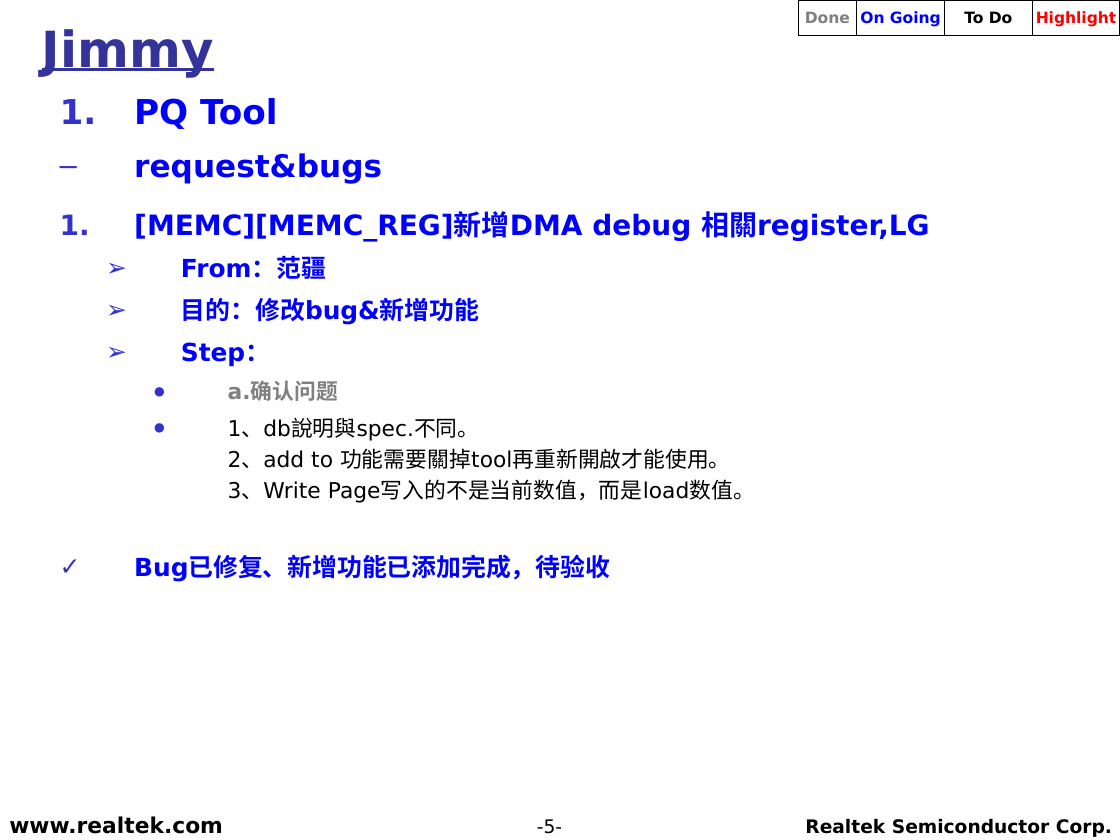
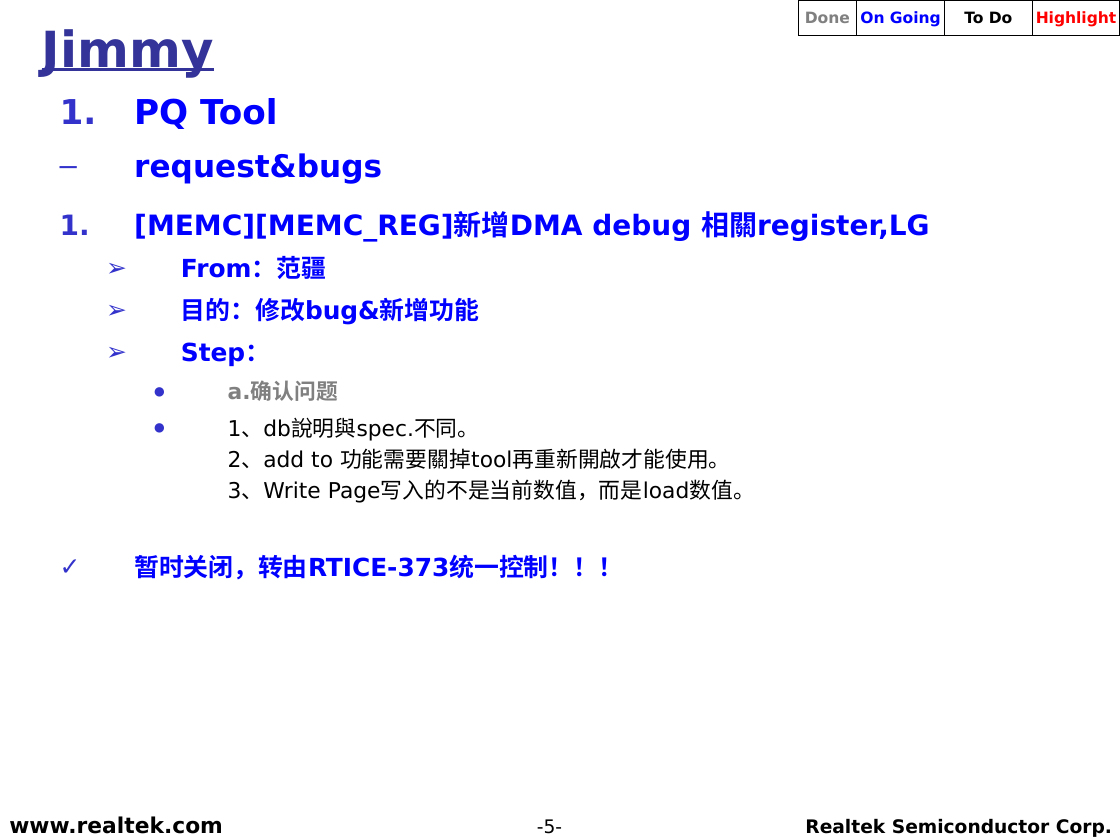
Before and after one commit to weicun581/Weekly_report, a slide deck: slide 5 of 2018年12月/RS_TV_SD_(Jimmy)_20181204.ppt. Drawn at 1120x840 pixels with LibreOffice and Linux fonts; fonts in the diff are those of the drawing; background and template pictures are left out. Boxes give left, top, right and bottom in pixels: in the first picture for what was removed or moved away, otherwise in the second. Text is boxed around its words. In the diff, an @@ line names an element or a change of style, - is before the commit and + after.

```diff
--- a/2018年12月/RS_TV_SD_(Jimmy)_20181204.ppt
+++ b/2018年12月/RS_TV_SD_(Jimmy)_20181204.ppt
@@ text at (134, 554, 623, 579): text changed @@
-  ✓ Bug已修复、新增功能已添加完成，待验收
+  ✓ 暂时关闭，转由RTICE-373统一控制！！！
```
Also in this commit, not shown: 3 other slides changed.
